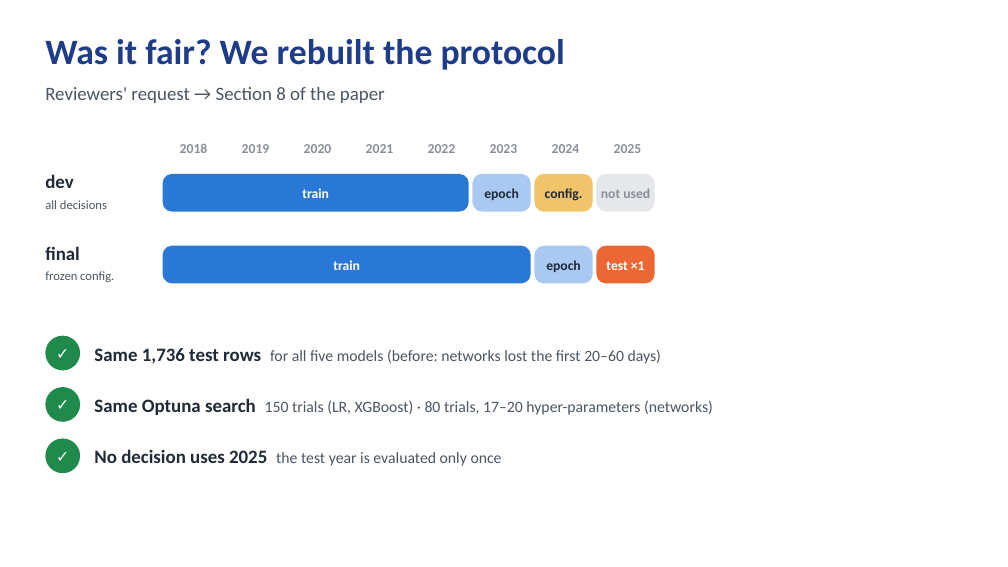
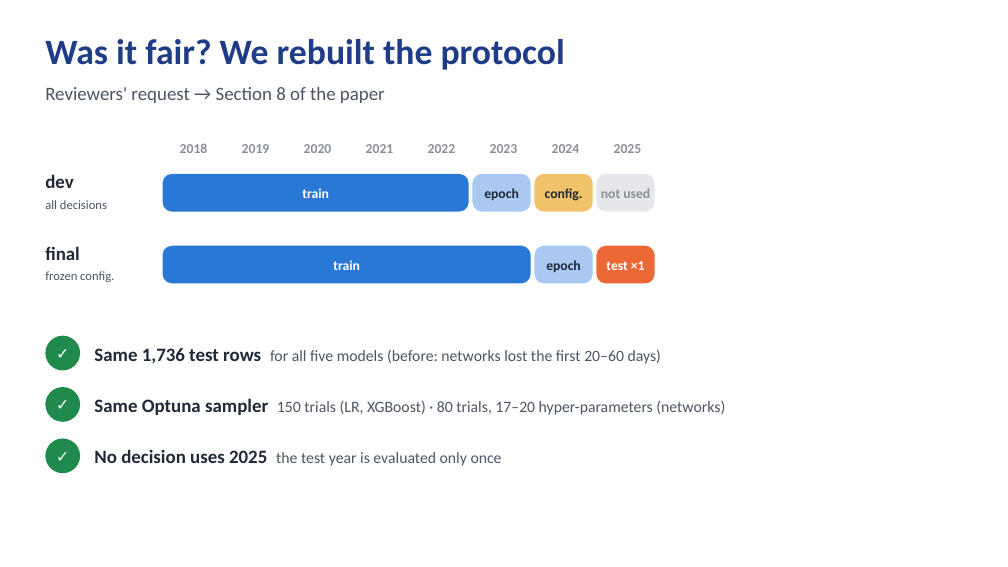
Before and after one commit to barudust/TT, a slide deck: slide 8 of PAPER_MICAI/presentacion_micai/MICAI2026_benchmark_trading_signals.pptx. Drawn at 1008x567 pixels with LibreOffice and Linux fonts; fonts in the diff are those of the drawing; background and template pictures are left out. Boxes give left, top, right and bottom in pixels: in the first picture for what was removed or moved away, otherwise in the second. Text is boxed around its words. In the diff, an @@ line names an element or a change of style, - is before the commit and + after.

```diff
--- a/PAPER_MICAI/presentacion_micai/MICAI2026_benchmark_trading_signals.pptx
+++ b/PAPER_MICAI/presentacion_micai/MICAI2026_benchmark_trading_signals.pptx
@@ text at (x1=94, y1=398, x2=725, y2=415): text changed @@
-Same Optuna search 150 trials (LR, XGBoost) · 80 trials, 17–20 hyper-parameters (networks)
+Same Optuna sampler 150 trials (LR, XGBoost) · 80 trials, 17–20 hyper-parameters (networks)
```
Also in this commit, not shown: 4 other slides changed, 24 other files.
